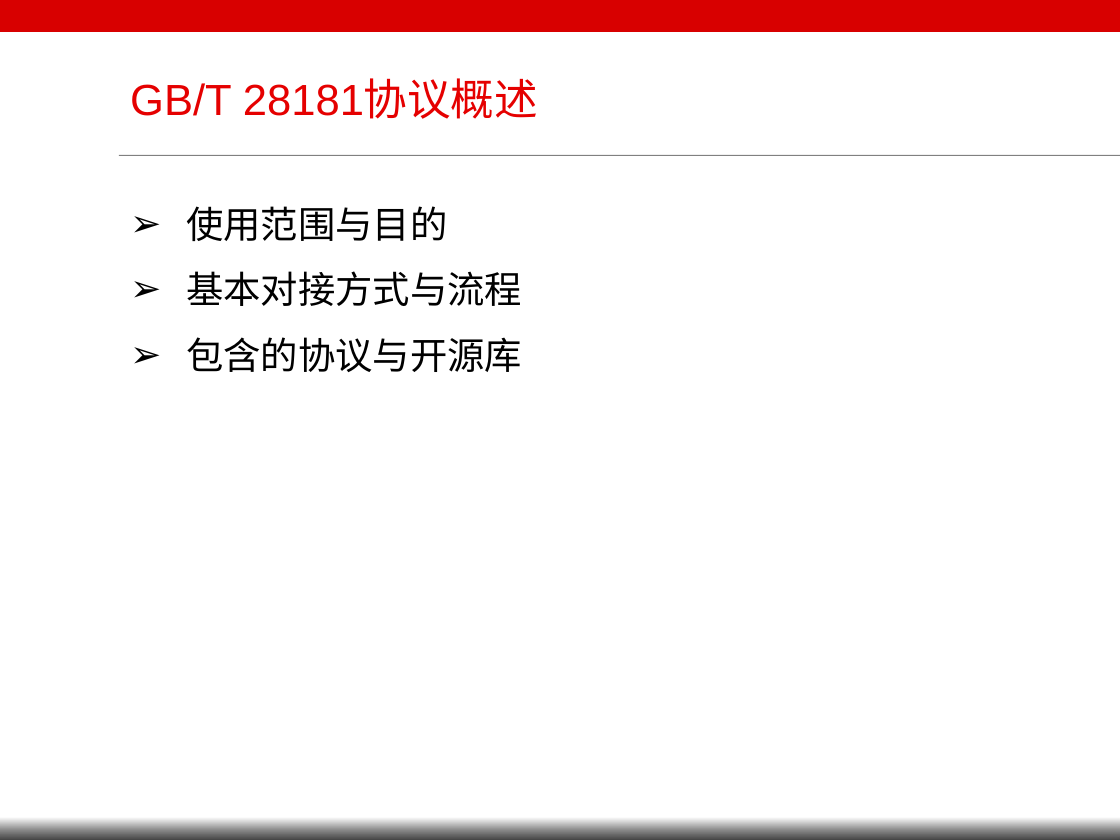
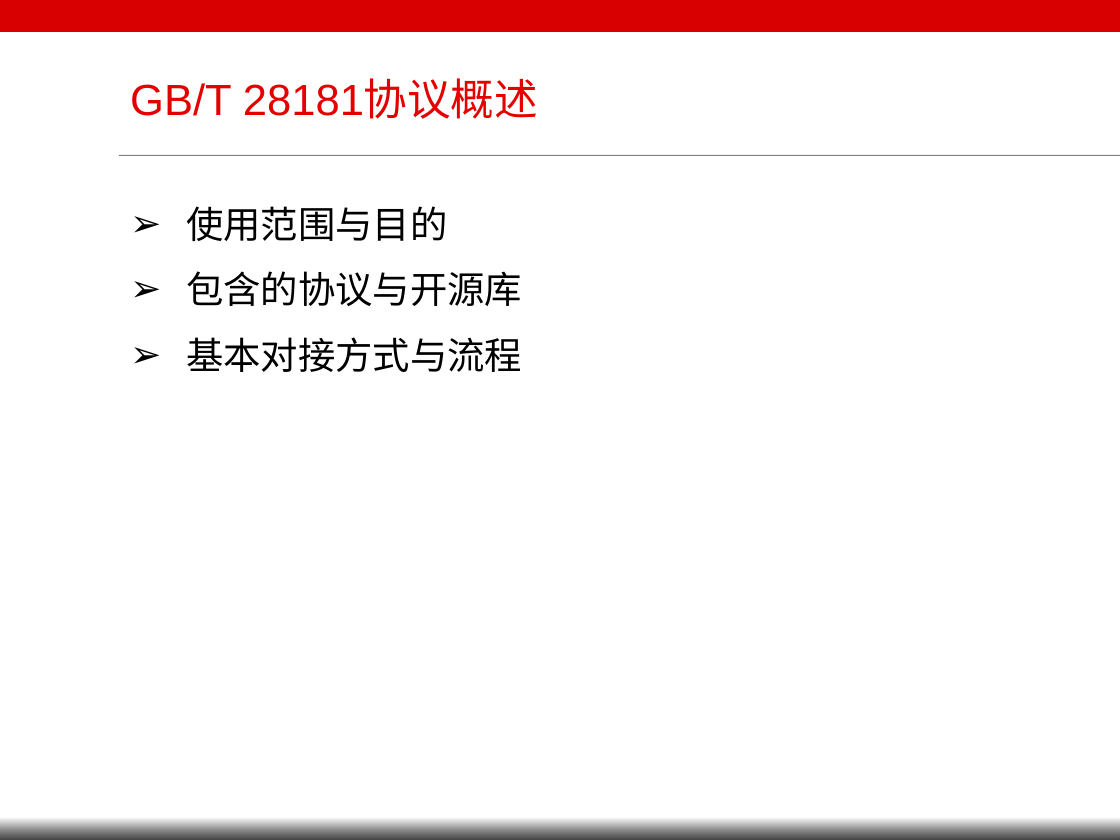
Before and after one commit to ypeng4641/MyMind, a slide deck: slide 3 of 国标简介资料/国标28181简介.pptx. Drawn at 1120x840 pixels with LibreOffice and Linux fonts; fonts in the diff are those of the drawing; background and template pictures are left out. Boxes give left, top, right and bottom in pixels: in the first picture for what was removed or moved away, otherwise in the second. Text is boxed around its words. In the diff, an @@ line names an element or a change of style, - is before the commit and + after.

```diff
--- a/国标简介资料/国标28181简介.pptx
+++ b/国标简介资料/国标28181简介.pptx
@@ text at (186, 271, 522, 306): paragraph added @@
+➢ 包含的协议与开源库
@@ text at (186, 337, 522, 372): paragraph removed @@
-➢ 包含的协议与开源库
```
Also in this commit, not shown: 1 other slide changed, 9 slides added, 6 other files.
